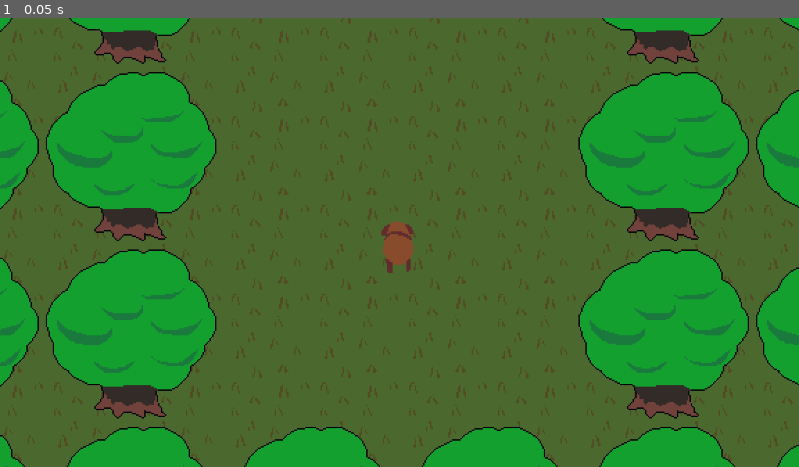
Above: before the commit, frame 1.
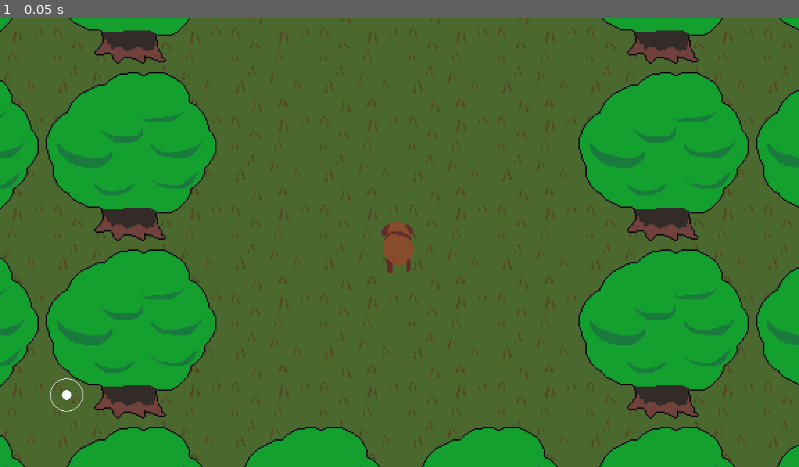
Above: after the commit, the same moment.

Repository: YewChian/reshuffle
Game: Godot game, scene res://Levels/Tutorial.tscn
Same seed, same stepped clock (60 frames per second), same inputs: the game is played once before the commit and once after it. The project has no main scene, so this scene is started directly.
Inputs:
- Up to frame 1 (0.05 s): no input

The runs differ from the first frame. In frame 1, less than 0.1% of the frame differs, in the area x 6-11%, y 80-88%.
Error before the commit: Parse Error: Expected ":" after "match" expression. (res://Visors/Jimmy.gd:8)

Commit message:
added joystick

Diff:
--- a/Levels/Level.tscn
+++ b/Levels/Level.tscn
@@ -1,4 +1,9 @@
-[gd_scene format=3 uid="uid://bms6247od4iep"]
+[gd_scene load_steps=5 format=3 uid="uid://bms6247od4iep"]
+
+[ext_resource type="Script" path="res://UI/Joystick.gd" id="1_icrtb"]
+[ext_resource type="Texture2D" uid="uid://bidhxucp2kd66" path="res://Assets/UI/joyring.png" id="1_x5krf"]
+[ext_resource type="Texture2D" uid="uid://crugo3cah3is5" path="res://Assets/UI/joyknob.png" id="2_30k8g"]
+[ext_resource type="Texture2D" uid="uid://d4c51k2yh1kds" path="res://Assets/Structures/BoundaryTree.png" id="4_fbnec"]
 
 [node name="Level" type="Node2D"]
 
@@ -10,5 +15,62 @@
 cell_quadrant_size = 64
 format = 2
 
+[node name="CanvasLayer" type="CanvasLayer" parent="."]
+
+[node name="Joystick" type="Control" parent="CanvasLayer"]
+layout_mode = 3
+anchors_preset = 2
+anchor_top = 1.0
+anchor_bottom = 1.0
+offset_left = 64.0
+offset_top = -136.0
+offset_right = 64.0
+offset_bottom = -136.0
+grow_vertical = 0
+script = ExtResource("1_icrtb")
+
+[node name="Center" type="Control" parent="CanvasLayer/Joystick"]
+layout_mode = 3
+anchors_preset = 0
+offset_left = 32.0
+offset_top = 32.0
+offset_right = 33.0
+offset_bottom = 33.0
+
+[node name="JoyRingTextureRect2" type="TextureRect" parent="CanvasLayer/Joystick"]
+layout_mode = 0
+offset_right = 64.0
+offset_bottom = 64.0
+texture = ExtResource("1_x5krf")
+
+[node name="Joyknob" type="Control" parent="CanvasLayer/Joystick"]
+anchors_preset = 0
+offset_left = 32.0
+offset_top = 32.0
+offset_right = 72.0
+offset_bottom = 72.0
+
+[node name="KnobTextureRect" type="TextureRect" parent="CanvasLayer/Joystick/Joyknob"]
+layout_mode = 0
+offset_left = -32.0
+offset_top = -32.0
+offset_right = 32.0
+offset_bottom = 32.0
+texture = ExtResource("2_30k8g")
+
+[node name="JoystickButton" type="Button" parent="CanvasLayer/Joystick"]
+modulate = Color(1, 1, 1, 0)
+custom_minimum_size = Vector2(64, 64)
+layout_mode = 0
+offset_right = 64.0
+offset_bottom = 64.0
+
+[node name="Marker" type="Sprite2D" parent="."]
+visible = false
+texture = ExtResource("4_fbnec")
+
 [node name="Camera2D" type="Camera2D" parent="."]
 zoom = Vector2(2, 2)
+
+[connection signal="button_down" from="CanvasLayer/Joystick/JoystickButton" to="CanvasLayer/Joystick" method="_on_joystick_button_button_down"]
+[connection signal="button_up" from="CanvasLayer/Joystick/JoystickButton" to="CanvasLayer/Joystick" method="_on_joystick_button_button_up"]
--- a/Levels/Tutorial.tscn
+++ b/Levels/Tutorial.tscn
@@ -37,4 +37,6 @@
 layer_0/tile_data = PackedInt32Array(-65540, 0, 0, -65539, 65536, 0, 65532, 0, 0, 131068, 0, 1, 65533, 65536, 0, 131069 …(3009 unchanged characters)…
 
 [node name="Jimmy" parent="." index="2" instance=ExtResource("3_ov5g1")]
-script = null
+
+[node name="Joystick" parent="CanvasLayer" index="0"]
+offset_top = -64.0
--- /dev/null
+++ b/UI/Joystick.gd
@@ -0,0 +1,40 @@
+extends Control
+
+var is_pressing
+var deadzone = 5
+var ring_radius = 24
+var direction = Vector2(0,0)
+
+
+func _on_joystick_button_button_down():
+	is_pressing = true
+
+
+func _on_joystick_button_button_up():
+	is_pressing = false
+
+
+func _process(delta):
+	if is_pressing:
+		if get_global_mouse_position().distance_to($Center.global_position) <= ring_radius:
+			$Joyknob.global_position = get_global_mouse_position()
+
+		else:
+			var angle = $Center.global_position.angle_to_point(get_global_mouse_position())
+			$Joyknob.global_position.x = $Center.global_position.x + cos(angle)*ring_radius
+			$Joyknob.global_position.y = $Center.global_position.y + sin(angle)*ring_radius
+
+		calculate_direction()
+
+	else:
+		$Joyknob.global_position = lerp($Joyknob.global_position, $Center.global_position, delta*50)
+		direction = Vector2(0,0)
+
+#	print(direction)
+
+
+func calculate_direction():
+	if abs(($Joyknob.global_position.x - $Center.global_position.x)) >= deadzone:
+		direction.x = ($Joyknob.global_position.x - $Center.global_position.x) / ring_radius
+	if abs(($Joyknob.global_position.y - $Center.global_position.y)) >= deadzone:
+		direction.y = ($Joyknob.global_position.y - $Center.global_position.y) / ring_radius
--- /dev/null
+++ b/UI/Joystick.tscn
@@ -0,0 +1,29 @@
+[gd_scene load_steps=3 format=3 uid="uid://djphufs0ccx8l"]
+
+[ext_resource type="Texture2D" uid="uid://bidhxucp2kd66" path="res://Assets/UI/joyring.png" id="1_u8b0u"]
+[ext_resource type="Texture2D" uid="uid://crugo3cah3is5" path="res://Assets/UI/joyknob.png" id="2_tgdtj"]
+
+[node name="Joystick" type="Control"]
+layout_mode = 3
+anchors_preset = 15
+anchor_right = 1.0
+anchor_bottom = 1.0
+grow_horizontal = 2
+grow_vertical = 2
+
+[node name="JoyRingTextureRect" type="TextureRect" parent="."]
+layout_mode = 0
+offset_right = 40.0
+offset_bottom = 40.0
+texture = ExtResource("1_u8b0u")
+
+[node name="Knob" type="Control" parent="."]
+anchors_preset = 0
+offset_right = 40.0
+offset_bottom = 40.0
+
+[node name="KnobTextureRect" type="TextureRect" parent="Knob"]
+layout_mode = 0
+offset_right = 40.0
+offset_bottom = 40.0
+texture = ExtResource("2_tgdtj")
--- /dev/null
+++ b/UI/joystick.tscn
@@ -0,0 +1,98 @@
+[gd_scene load_steps=5 format=3 uid="uid://mmyfatayp6gs"]
+
+[ext_resource type="Texture2D" uid="uid://crugo3cah3is5" path="res://Assets/UI/joyknob.png" id="2_phdw4"]
+[ext_resource type="Texture2D" uid="uid://bidhxucp2kd66" path="res://Assets/UI/joyring.png" id="2_w2jn3"]
+
+[sub_resource type="GDScript" id="GDScript_i2gbt"]
+script/source = "extends Control
+
+var posVector: Vector2
+@export var deadzone = 15
+
+
+func _on_button_2_pressed():
+	print(\"pressed\")
+"
+
+[sub_resource type="GDScript" id="GDScript_tlcpu"]
+script/source = "extends TextureRect
+
+@onready var parent = $\"..\"
+
+var pressing = false
+
+@export var maxLength = 50
+var deadzone = 15
+
+func _ready():
+	deadzone = parent.deadzone
+	maxLength *= parent.scale.x
+
+func _process(delta):
+	if pressing:
+		if get_global_mouse_position().distance_to(parent.global_position) <= maxLength:
+			global_position = get_global_mouse_position()
+		else:
+			var angle = parent.global_position.angle_to_point(get_global_mouse_position())
+			global_position.x = parent.global_position.x + cos(angle)*maxLength
+			global_position.y = parent.global_position.y + sin(angle)*maxLength
+		calculateVector()
+	else:
+		global_position = lerp(global_position, parent.global_position, delta*50)
+		parent.posVector = Vector2(0,0)
+
+
+func calculateVector():
+	if abs((global_position.x - parent.global_position.x)) >= deadzone:
+		parent.posVector.x = (global_position.x - parent.global_position.x)/maxLength
+	if abs((global_position.y - parent.global_position.y)) >= deadzone:
+		parent.posVector.y = (global_position.y - parent.global_position.y)/maxLength
+
+
+func _on_button_button_down():
+	print(pressing)
+	pressing = true
+
+
+func _on_button_button_up():
+	pressing = false
+
+
+func _on_button_pressed():
+	print(\"pressed\")
+"
+
+[node name="Joystick" type="Control"]
+layout_mode = 3
+anchors_preset = 0
+script = SubResource("GDScript_i2gbt")
+
+[node name="Knob" type="TextureRect" parent="."]
+top_level = true
+layout_mode = 2
+texture = ExtResource("2_phdw4")
+script = SubResource("GDScript_tlcpu")
+
+[node name="Ring" type="TextureRect" parent="."]
+layout_mode = 2
+offset_right = 64.0
+offset_bottom = 64.0
+texture = ExtResource("2_w2jn3")
+
+[node name="Button" type="Button" parent="."]
+custom_minimum_size = Vector2(64, 64)
+layout_mode = 2
+offset_right = 64.0
+offset_bottom = 64.0
+
+[node name="Button2" type="Button" parent="."]
+layout_mode = 0
+offset_left = 78.0
+offset_top = 30.0
+offset_right = 86.0
+offset_bottom = 38.0
+
+[connection signal="button_down" from="Button" to="Knob" method="_on_button_button_down"]
+[connection signal="button_up" from="Button" to="Knob" method="_on_button_button_up"]
+[connection signal="pressed" from="Button" to="Knob" method="_on_button_pressed"]
+[connection signal="pressed" from="Button2" to="." method="_on_button_2_pressed"]
--- a/Visors/Jimmy.gd
+++ b/Visors/Jimmy.gd
@@ -1,8 +1,14 @@
 extends Visor
 
+
 func _physics_process(delta):
+	print(state)
 	handle_input()
 
 
 func handle_input():
-	match state
+	match state:
+		Move:
+			print("moving")
+			direction = get_tree().current_scene.get_node("CanvasLayer/Joystick").direction
+			move_and_collide(direction.normalized())
--- a/Visors/Visor.gd
+++ b/Visors/Visor.gd
@@ -1,5 +1,8 @@
 extends CharacterBody2D
 class_name Visor
+
+var direction
+var last_direction
 
 enum {
 	Move,
Binary file added: Assets/UI/joyknob.png
Not shown, added: Assets/UI/joyknob.png.import
Binary file added: Assets/UI/joyknobpng.png
Not shown, added: Assets/UI/joyknobpng.png.import
Binary file added: Assets/UI/joyring.png
Not shown, added: Assets/UI/joyring.png.import
